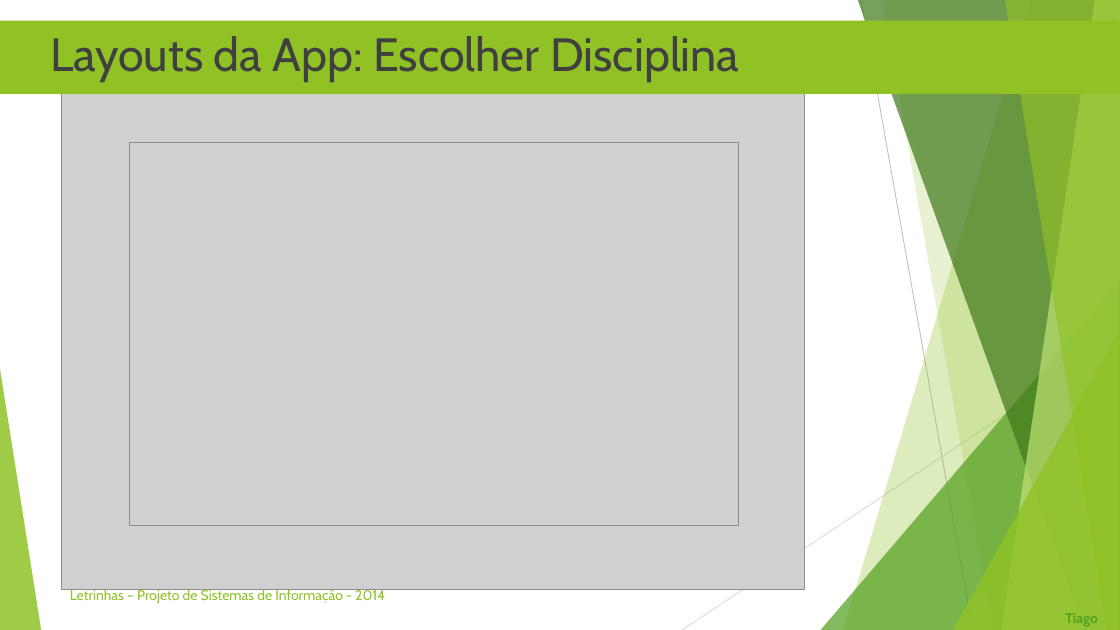
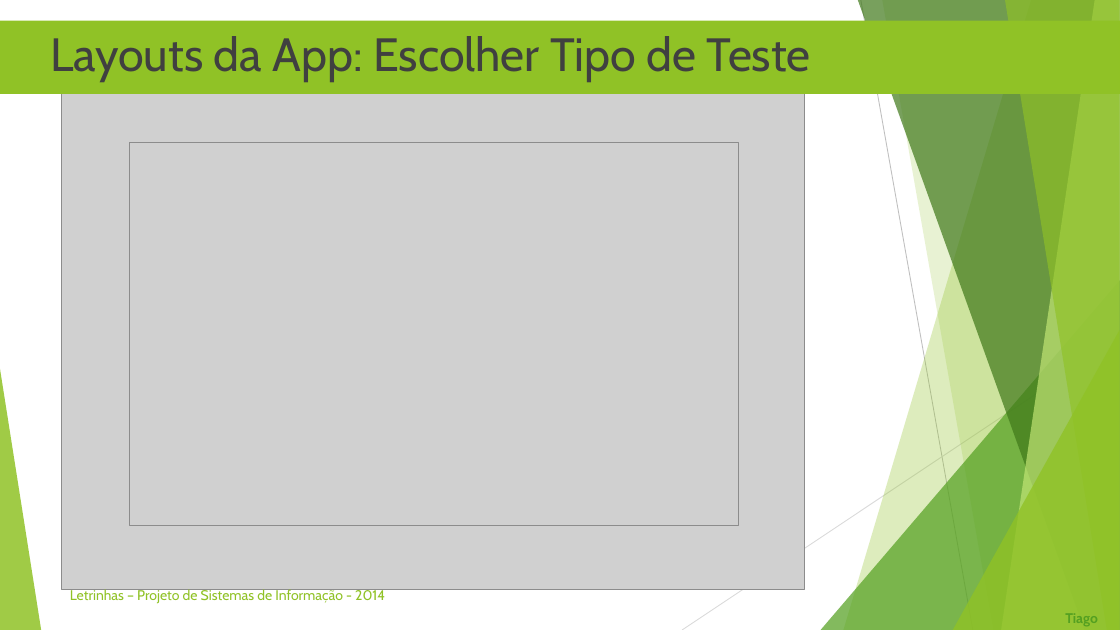
Before and after one commit to iptomar/letrinhas, a slide deck: slide 14 of ApresentacaoAula30-05.pptx. Drawn at 1120x630 pixels with LibreOffice and Linux fonts; fonts in the diff are those of the drawing; grey boxes stand for pictures. Boxes give left, top, right and bottom in pixels: in the first picture for what was removed or moved away, otherwise in the second. Text is boxed around its words. In the diff, an @@ line names an element or a change of style, - is before the commit and + after.

```diff
--- a/ApresentacaoAula30-05.pptx
+++ b/ApresentacaoAula30-05.pptx
@@ text in rectangle at box(50, 36, 811, 82): text changed @@
-▶ Layouts da App: Escolher Disciplina
+▶ Layouts da App: Escolher Tipo de Teste
```
Also in this commit, not shown: 6 other slides changed.
